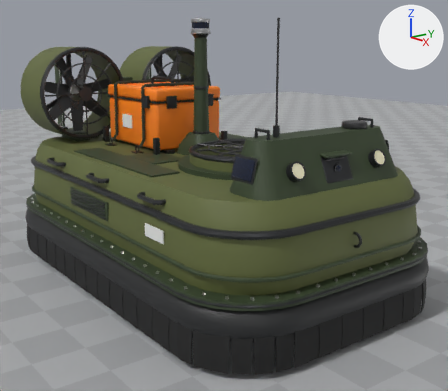
A saved change to the Blender file assets/vehicle_blender/version_2/hovercraft_v2.blend.
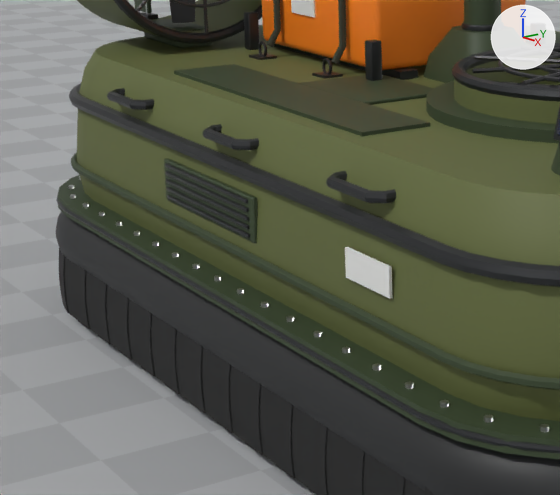
Old and new are each drawn whole from a 50 mm lens placed at (2.94, -2.04, 1.35), pointed at (0.13, 0.07, 0.48) and again close up on the part from 1% to 52% of the width and 31% to 83% of the height. The lights are fixed; the arrows at upper right show +X, +Y and +Z. The older version's two pictures come first.

The scene before the commit, as lines of its bpy script (objects in view):
```python
ob_floor = bpy.data.objects.new('floor', me_floor)
ob_floor.location = (0.0, 0.0, 0.0)
ob_hull = bpy.data.objects.new('hull', me_hull)
ob_hull.parent = ob_hovercraft_v2_root
ob_hull.location = (0.0, 0.0, 0.5)
ob_payload_box = bpy.data.objects.new('payload_box', me_payload_box)
ob_payload_box.parent = ob_hull
ob_payload_box.location = (-0.42, 0.0, 0.74)
# also in view: 'skirt' at (0.0, 0.0, 0.17)
```
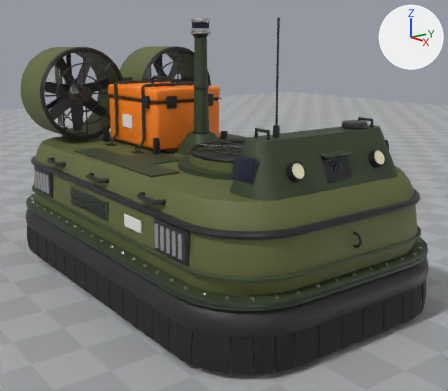
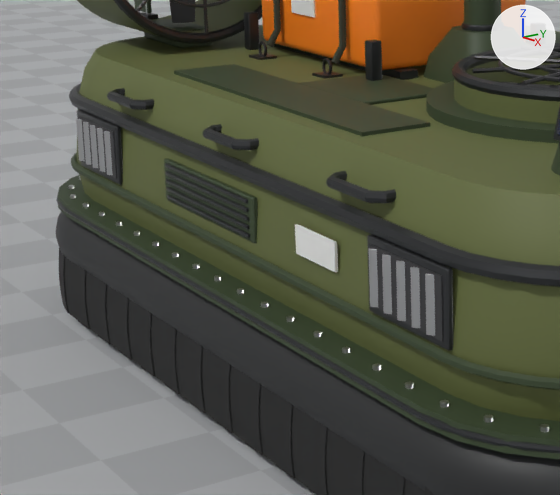
What changed in the scene script:
```text
Change me_hull:
    used by ob_hull; parent = ob_hovercraft_v2_root; location = (0.0, 0.0, 0.5)
    remove me_hull.from_pydata(...)  # 13198 vertices, 12117 faces; spans x -1.24..1.24, y -0.74..0.74, z -0.25..0.95
    add me_hull.from_pydata(...)  # 15534 vertices, 14493 faces; spans x -1.24..1.24, y -0.74..0.74, z -0.25..0.95
    me_hull part 1: the loose piece of 8 vertices spanning x 0.52..0.68, y -0.68, z -0.02..0.04 is moved by (-0.2, 0.0, 0.0)
    me_hull part 2: the loose piece of 96 vertices spanning x -0.33..0.13, y -0.68..-0.67, z -0.05..0.06 is copied, and the copy is scaled about its middle by (0.581, 1.14, 1.51), then moved by (0.84, 0.0, 0.0), in mat_gunmetal (dark grey #3c3d3f); it spans x 0.61..0.88, y -0.69..-0.67, z -0.06..0.08
    me_hull part 3: a new loose piece, a box spanning x 0.62..0.86, y -0.688..-0.676, z -0.05..0.07, in mat_blade (dark grey #303032)
    me_hull part 4: the loose piece of 96 vertices spanning x -0.33..0.13, y -0.68..-0.67, z -0.05..0.06 is copied, and the copy is scaled about its middle by (0.0592, 0.393, 1.16), then moved by (0.74, -0.01, 0.0), in mat_aluminium (light grey #c4c4c5); it spans x 0.63..0.66, y -0.7..-0.67, z -0.05..0.07
    me_hull part 5: the loose piece of 96 vertices spanning x -0.33..0.13, y -0.68..-0.67, z -0.05..0.06 is copied, and the copy is scaled about its middle by (0.0592, 0.393, 1.16), then moved by (0.79, -0.01, 0.0), in mat_aluminium (light grey #c4c4c5); it spans x 0.68..0.71, y -0.7..-0.67, z -0.05..0.07
    me_hull part 6: the loose piece of 96 vertices spanning x -0.33..0.13, y -0.68..-0.67, z -0.05..0.06 is copied, and the copy is scaled about its middle by (0.0592, 0.393, 1.16), then moved by (0.84, -0.01, 0.0), in mat_aluminium (light grey #c4c4c5); it spans x 0.73..0.75, y -0.7..-0.67, z -0.05..0.07
    me_hull part 7: the loose piece of 96 vertices spanning x -0.33..0.13, y -0.68..-0.67, z -0.05..0.06 is copied, and the copy is scaled about its middle by (0.0592, 0.393, 1.16), then moved by (0.89, -0.01, 0.0), in mat_aluminium (light grey #c4c4c5); it spans x 0.77..0.8, y -0.7..-0.67, z -0.05..0.07
    me_hull part 8: the loose piece of 96 vertices spanning x -0.33..0.13, y -0.68..-0.67, z -0.05..0.06 is copied, and the copy is scaled about its middle by (0.0592, 0.393, 1.16), then moved by (0.94, -0.01, 0.0), in mat_aluminium (light grey #c4c4c5); it spans x 0.82..0.85, y -0.7..-0.67, z -0.05..0.07
    me_hull part 9: the loose piece of 96 vertices spanning x -0.33..0.13, y -0.68..-0.67, z -0.05..0.06 is copied, and the copy is scaled about its middle by (0.581, 1.14, 1.51), then moved by (-0.64, 0.0, 0.0), in mat_gunmetal (dark grey #3c3d3f); it spans x -0.88..-0.61, y -0.69..-0.67, z -0.06..0.08
    me_hull part 10: a new loose piece, a box spanning x -0.86..-0.62, y -0.688..-0.676, z -0.05..0.07, in mat_blade (dark grey #303032)
    me_hull part 11: the loose piece of 96 vertices spanning x -0.33..0.13, y -0.68..-0.67, z -0.05..0.06 is copied, and the copy is scaled about its middle by (0.0592, 0.393, 1.16), then moved by (-0.74, -0.01, 0.0), in mat_aluminium (light grey #c4c4c5); it spans x -0.85..-0.82, y -0.7..-0.67, z -0.05..0.07
    me_hull part 12: the loose piece of 96 vertices spanning x -0.33..0.13, y -0.68..-0.67, z -0.05..0.06 is copied, and the copy is scaled about its middle by (0.0592, 0.393, 1.16), then moved by (-0.69, -0.01, 0.0), in mat_aluminium (light grey #c4c4c5); it spans x -0.8..-0.77, y -0.7..-0.67, z -0.05..0.07
    me_hull part 13: the loose piece of 96 vertices spanning x -0.33..0.13, y -0.68..-0.67, z -0.05..0.06 is copied, and the copy is scaled about its middle by (0.0592, 0.393, 1.16), then moved by (-0.64, -0.01, 0.0), in mat_aluminium (light grey #c4c4c5); it spans x -0.75..-0.73, y -0.7..-0.67, z -0.05..0.07
    me_hull part 14: the loose piece of 96 vertices spanning x -0.33..0.13, y -0.68..-0.67, z -0.05..0.06 is copied, and the copy is scaled about its middle by (0.0592, 0.393, 1.16), then moved by (-0.59, -0.01, 0.0), in mat_aluminium (light grey #c4c4c5); it spans x -0.71..-0.68, y -0.7..-0.67, z -0.05..0.07
    me_hull part 15: the loose piece of 96 vertices spanning x -0.33..0.13, y -0.68..-0.67, z -0.05..0.06 is copied, and the copy is scaled about its middle by (0.0592, 0.393, 1.16), then moved by (-0.54, -0.01, 0.0), in mat_aluminium (light grey #c4c4c5); it spans x -0.66..-0.63, y -0.7..-0.67, z -0.05..0.07
    other edits to the shape of me_hull do not show in these pictures
```

Changed parts and their boxes [x1, y1, x2, y2] in the close-ups (560 x 495 px; the box of a moved part takes in the faces that stretch with it):
part 1 of me_hull, moved or reshaped: before [345, 247, 392, 299]; after [295, 224, 338, 272]
part 2 of me_hull, added: after [367, 234, 453, 351]
part 3 of me_hull, added: after [370, 244, 443, 342]
part 4 of me_hull, added: after [368, 248, 378, 307]
part 5 of me_hull, added: after [382, 254, 392, 314]
part 6 of me_hull, added: after [396, 260, 406, 321]
part 7 of me_hull, added: after [410, 267, 420, 328]
part 8 of me_hull, added: after [425, 273, 435, 336]
part 9 of me_hull, added: after [77, 110, 123, 185]
part 10 of me_hull, added: after [78, 116, 117, 179]
part 11 of me_hull, added: after [76, 119, 85, 161]
part 12 of me_hull, added: after [83, 122, 91, 165]
part 13 of me_hull, added: after [90, 125, 98, 168]
part 14 of me_hull, added: after [97, 128, 105, 172]
part 15 of me_hull, added: after [104, 131, 113, 175]
